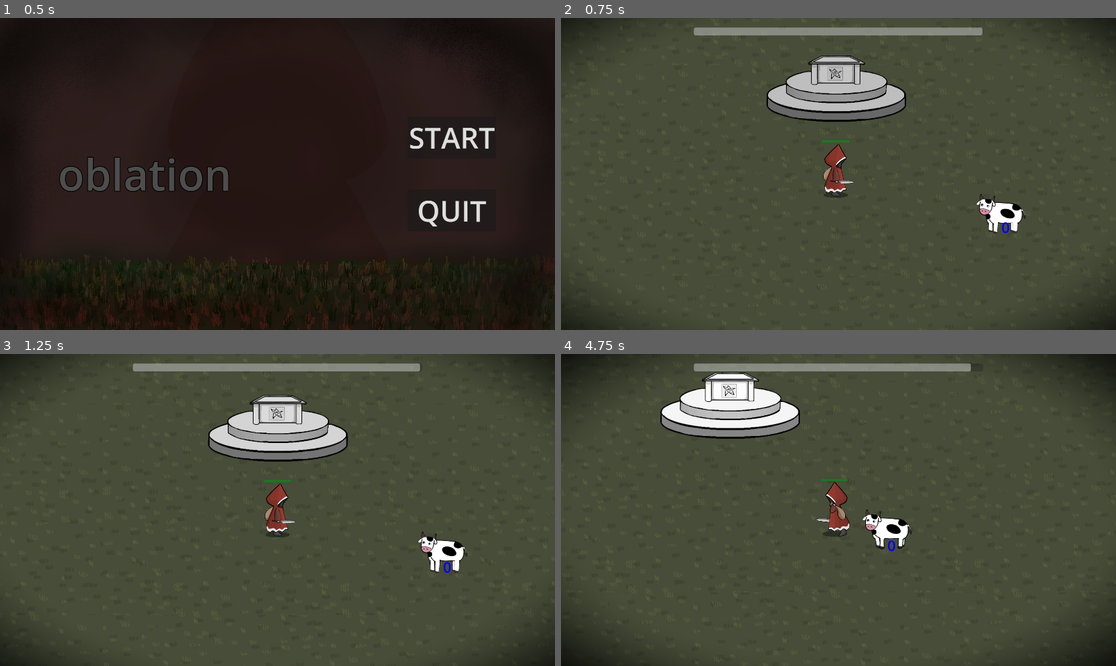
Above: before the commit, frames 1-4 (two rows, left to right).
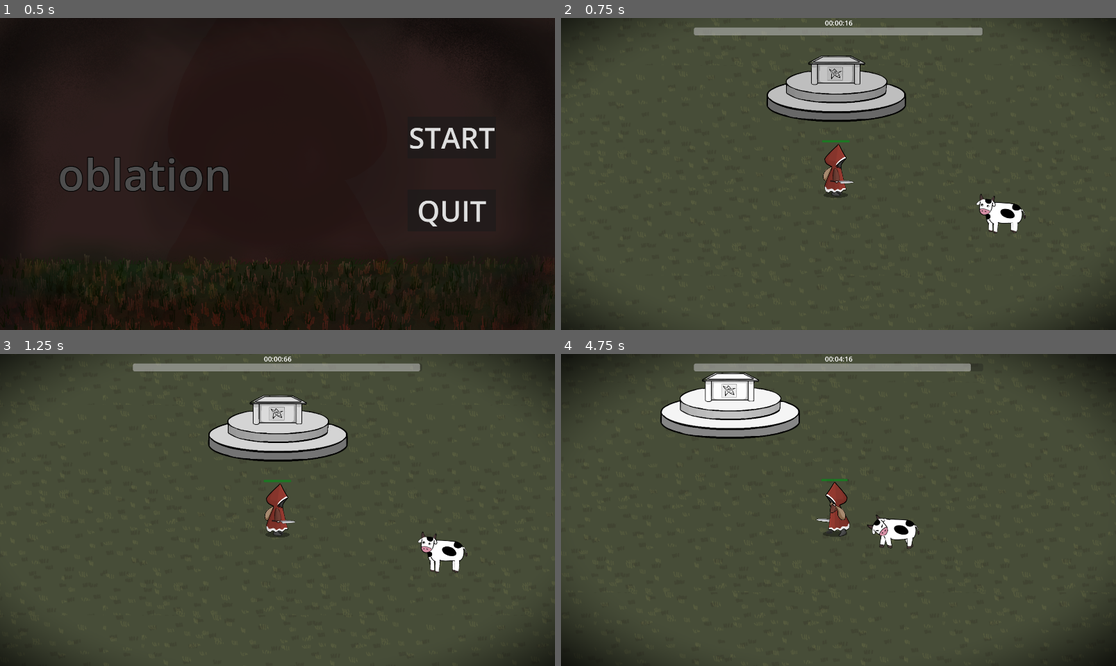
Above: after the commit, the same moments.

Repository: ldg030917/IstTechGameJam2025
Game: Godot game, scene res://scene/Lobby.tscn
Same seed, same stepped clock (60 frames per second), same inputs: the game is played once before the commit and once after it.
Inputs:
- Up to frame 1 (0.5 s): no input
- Up to frame 2 (0.75 s): click "START" at 0.5 s
- Up to frame 3 (1.25 s): no input
- Up to frame 4 (4.75 s): hold Right (right) 1.28-2.03 s; tap Space (attack) at 1.35, 2.1, 3.05, 3.6, 4.35 s; hold Down (down) 2.03-2.78 s; hold Right (right) 2.78-3.53 s; hold E (devote) 2.78-3.53 s; hold Up (up) 3.53-4.28 s; hold Left (left) from 4.28 s (still down)

Frame 1 is identical in both runs. In frame 2, less than 0.1% of the frame differs, in the area x 47-81%, y 0-70%; in frame 3, less than 0.1%; in frame 4, 0.6%, in the area x 47-65%, y 0-64%.
Error before the commit: Invalid access to property or key 'Hurtbox' on a base object of type 'Dictionary'. (res://script/Sacrifice.gd:219)

Commit message:
FEAT:GameOver

Diff:
--- a/scene/Cow.tscn
+++ b/scene/Cow.tscn
@@ -10,11 +10,14 @@
 attack = 0.5
 type = 1
 
-[node name="IdleActionTimer" parent="." index="3"]
+[node name="cow" type="Node2D" parent="." index="0"]
+position = Vector2(3, 1)
+
+[node name="IdleActionTimer" parent="." index="4"]
 wait_time = 3.0
 
-[node name="ChasingSprite" parent="." index="4"]
+[node name="ChasingSprite" parent="." index="5"]
 frame_progress = 0.882243
 
-[node name="AnimatedSprite2D" parent="." index="5"]
+[node name="AnimatedSprite2D" parent="." index="6"]
 sprite_frames = ExtResource("2_2quor")
--- /dev/null
+++ b/scene/GameOverScreen.tscn
@@ -0,0 +1,27 @@
+[gd_scene format=3 uid="uid://mlmtmy7ahit1"]
+
+[node name="GameOverScreen" type="CanvasLayer"]
+process_mode = 3
+
+[node name="Panel" type="Panel" parent="."]
+anchors_preset = 15
+anchor_right = 1.0
+anchor_bottom = 1.0
+grow_horizontal = 2
+grow_vertical = 2
+
+[node name="Label" type="Label" parent="Panel"]
+layout_mode = 1
+anchors_preset = 8
+anchor_left = 0.5
+anchor_top = 0.5
+anchor_right = 0.5
+anchor_bottom = 0.5
+offset_left = -20.0
+offset_top = -11.5
+offset_right = 20.0
+offset_bottom = 11.5
+grow_horizontal = 2
+grow_vertical = 2
+theme_override_font_sizes/font_size = 100
+text = "GAME OVER"
--- a/scene/Heretic.tscn
+++ b/scene/Heretic.tscn
@@ -10,12 +10,14 @@
 speed = 200.0
 chase_speed = 200.0
 
-[node name="Hurtbox" parent="." index="0"]
+[node name="heretic" type="Node2D" parent="." index="0"]
+
+[node name="Hurtbox" parent="." index="1"]
 position = Vector2(-10, 31)
 shape = SubResource("RectangleShape2D_h385e")
 
-[node name="ChasingSprite" parent="." index="4"]
+[node name="ChasingSprite" parent="." index="5"]
 frame_progress = 0.882243
 
-[node name="AnimatedSprite2D" parent="." index="5"]
+[node name="AnimatedSprite2D" parent="." index="6"]
 sprite_frames = ExtResource("2_h385e")
--- /dev/null
+++ b/scene/Main.gd
@@ -0,0 +1,13 @@
+extends Node2D
+
+@onready var player = $player
+@onready var game_over_screen = $GameOverScreen
+@onready var timer = $Timer
+
+func _ready() -> void:
+	player.died.connect(_on_player_died)
+
+func _on_player_died():
+	await timer.on_game_over()
+	game_over_screen.show()
+	get_tree().paused = true
--- a/scene/Main.tscn
+++ b/scene/Main.tscn
@@ -1,6 +1,7 @@
-[gd_scene load_steps=11 format=3 uid="uid://ckjnnxfqliahl"]
+[gd_scene load_steps=14 format=3 uid="uid://ckjnnxfqliahl"]
 
 [ext_resource type="PackedScene" uid="uid://ddm5vpelbqalt" path="res://scene/background.tscn" id="1_3sxgj"]
+[ext_resource type="Script" uid="uid://d2fxmbsptt10b" path="res://scene/Main.gd" id="1_aex65"]
 [ext_resource type="PackedScene" uid="uid://c6sc66ex35uf7" path="res://scene/player.tscn" id="1_uu6xs"]
 [ext_resource type="PackedScene" uid="uid://b3v557u28b3as" path="res://scene/Altar.tscn" id="3_r0du0"]
 [ext_resource type="PackedScene" uid="uid://f75gbexwqgtt" path="res://scene/MobSpawner.tscn" id="4_cm0pq"]
@@ -10,8 +11,11 @@
 [ext_resource type="PackedScene" uid="uid://c4vsy48i62d6f" path="res://scene/Heretic.tscn" id="8_20pc6"]
 [ext_resource type="PackedScene" path="res://scene/HUD.tscn" id="8_eik88"]
 [ext_resource type="PackedScene" uid="uid://c610q3ejgkn6l" path="res://scene/CameraEffect.tscn" id="9_pnqar"]
+[ext_resource type="PackedScene" uid="uid://ciabeohkho45" path="res://scene/Timer.tscn" id="11_x4yfu"]
+[ext_resource type="PackedScene" uid="uid://mlmtmy7ahit1" path="res://scene/GameOverScreen.tscn" id="13_hrl0l"]
 
 [node name="Main" type="Node2D"]
+script = ExtResource("1_aex65")
 
 [node name="Background" parent="." node_paths=PackedStringArray("player_node") instance=ExtResource("1_3sxgj")]
 player_node = NodePath("../player")
@@ -44,3 +48,8 @@
 [node name="CameraEffect" parent="." instance=ExtResource("9_pnqar")]
 
 [node name="Control" parent="." instance=ExtResource("8_eik88")]
+
+[node name="Timer" parent="." instance=ExtResource("11_x4yfu")]
+
+[node name="GameOverScreen" parent="." instance=ExtResource("13_hrl0l")]
+visible = false
--- a/scene/Sacrifice.tscn
+++ b/scene/Sacrifice.tscn
@@ -57,7 +57,7 @@
 [sub_resource type="RectangleShape2D" id="RectangleShape2D_51u1b"]
 size = Vector2(200, 150)
 
-[node name="Sacrifice" type="CharacterBody2D"]
+[node name="Sacrifice2" type="CharacterBody2D"]
 collision_layer = 2
 collision_mask = 128
 motion_mode = 1
@@ -93,6 +93,7 @@
 animation = &"attack_R"
 
 [node name="Label" type="Label" parent="."]
+visible = false
 offset_right = 40.0
 offset_bottom = 69.0
 label_settings = SubResource("LabelSettings_12xoo")
--- a/scene/Timer.tscn
+++ b/scene/Timer.tscn
@@ -2,16 +2,16 @@
 
 [ext_resource type="Script" uid="uid://dx50nqjvfpgjc" path="res://script/Timer.gd" id="1_41vqx"]
 
-[node name="Timer" type="Control"]
-layout_mode = 3
-anchors_preset = 15
-anchor_right = 1.0
-anchor_bottom = 1.0
-grow_horizontal = 2
-grow_vertical = 2
+[node name="Timer" type="CanvasLayer"]
 script = ExtResource("1_41vqx")
 
 [node name="Label" type="Label" parent="."]
-layout_mode = 0
-offset_right = 40.0
+anchors_preset = 5
+anchor_left = 0.5
+anchor_right = 0.5
+offset_left = -20.0
+offset_right = 20.0
 offset_bottom = 23.0
+grow_horizontal = 2
+theme_override_font_sizes/font_size = 24
+text = "AA"
--- a/script/Timer.gd
+++ b/script/Timer.gd
@@ -1,15 +1,32 @@
-extends Control
+extends CanvasLayer
 
 var start_time_ms
+var is_shaking = false
+var original_position = Vector2.ZERO
 @onready var label = $Label
 
 func _ready() -> void:
 	start_time_ms = Time.get_ticks_msec()
 
 func _process(delta: float) -> void:
+	if is_shaking:
+		label.rotation_degrees = randf_range(-10, 10)
 	calc_time()
 
 func calc_time():
 	var cur_time_ms = Time.get_ticks_msec()
 	var elapsed_seconds = (cur_time_ms - start_time_ms) / 1000.0
-	label.text = str(elapsed_seconds)
+	var minutes = int(elapsed_seconds) / 60
+	var seconds = int(elapsed_seconds) % 60
+	var centiseconds = int((elapsed_seconds - int(elapsed_seconds)) * 100)
+	label.text = "%02d:%02d:%02d" % [minutes, seconds, centiseconds]
+
+func on_game_over():
+	var tween = create_tween()
+
+	var target_font_size = get_viewport().size.y * 0.5
+	tween.tween_property(label, "theme_override_font_sizes/font_size", target_font_size, 2.0)\
+	.set_ease(Tween.EASE_OUT)
+
+	await tween.finished
+	await get_tree().create_timer(1).timeout
--- a/script/player.gd
+++ b/script/player.gd
@@ -32,6 +32,7 @@
 var last_dgg:float = 0
 
 signal devoted(inventory: Array[float])
+signal died
 
 @onready var attack_area = $Node2D/AttackArea
 @onready var animated_sprite = $AnimatedSprite2D
@@ -66,7 +67,8 @@
 	ref_pos = position + 100 * dr_hat
 	if dr_hat.dot(Vector2.RIGHT) > 0 : orientation = "left"
 	elif dr_hat.dot(Vector2.RIGHT) < 0: orientation = "right"
-
+	if hp <= 0:
+		died.emit()
 
 func attack():
 	state = STATE.attacking
Not shown, added: scene/Main.gd.uid
Not shown: 1 places in scene/player.tscn that only renumber resources
Not shown, added: script/alter_indicator.gd.uid
